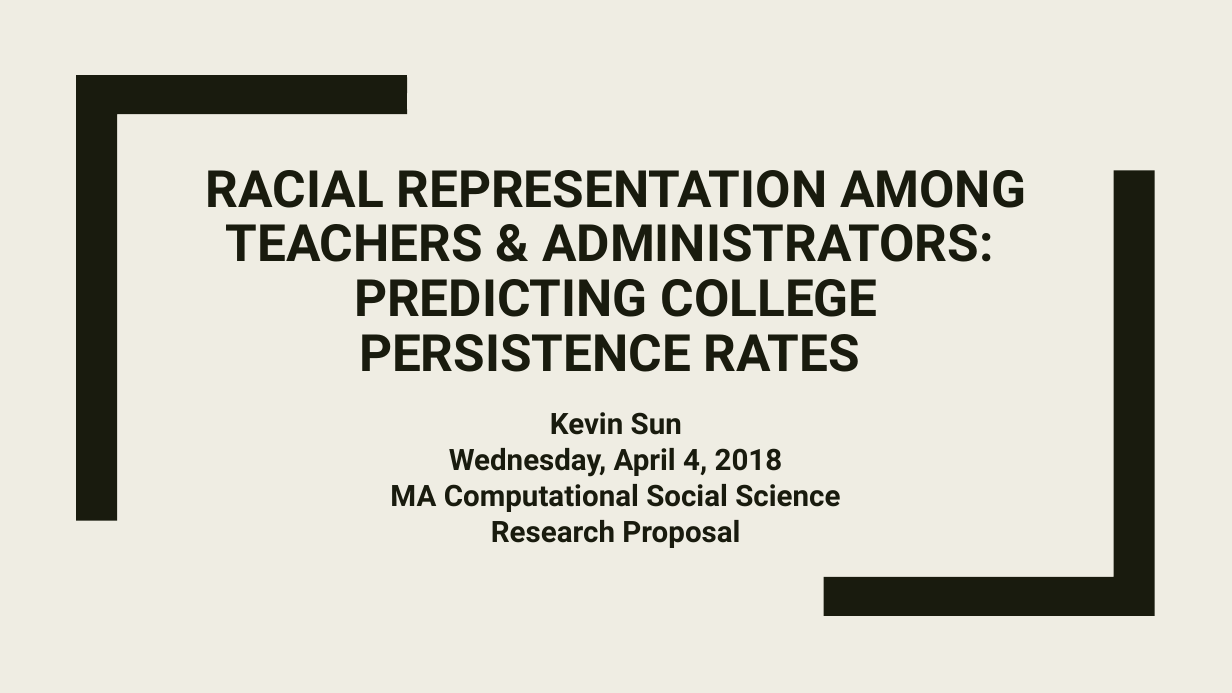
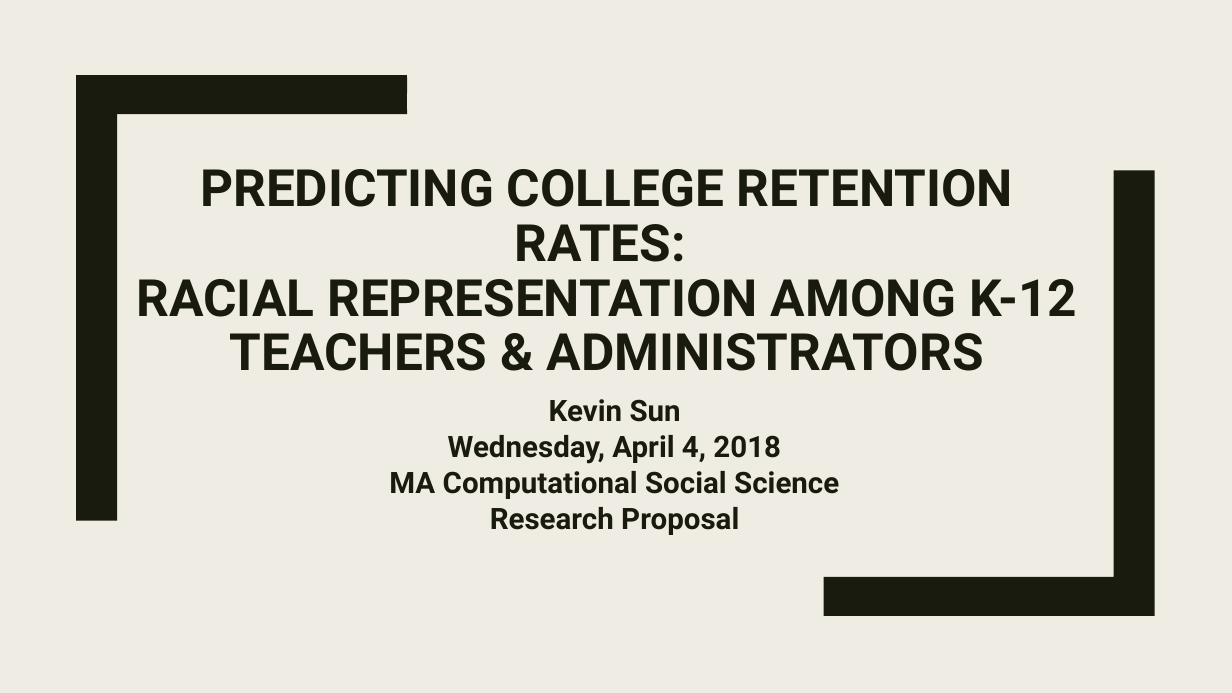
Before and after one commit to Sun-Kev/MACS30200proj, a slide deck: slide 1 of Proposal/proposal_slides.pptx. Drawn at 1232x693 pixels with LibreOffice and Linux fonts; fonts in the diff are those of the drawing. Boxes give left, top, right and bottom in pixels: in the first picture for what was removed or moved away, otherwise in the second. Text is boxed around its words. In the diff, an @@ line names an element or a change of style, - is before the commit and + after.

Commit message:
update slides

```diff
--- a/Proposal/proposal_slides.pptx
+++ b/Proposal/proposal_slides.pptx
@@ title at (137, 169, 1077, 371): text changed @@
-RACIAL REPRESENTATION AMONG TEACHERS & ADMINISTRATORS:
-PREDICTING COLLEGE PERSISTENCE RATES
+PREDICTING COLLEGE RETENTION RATES:
+RACIAL REPRESENTATION AMONG K-12 TEACHERS & ADMINISTRATORS
@@ subtitle "Kevin Sun": place and size @@
-subtitle "Kevin Sun" at (390, 412, 840, 548)
+subtitle "Kevin Sun" at (389, 399, 839, 535)
```
Also in this commit, not shown: 4 other slides changed, 2 slides added, 3 slides removed.
